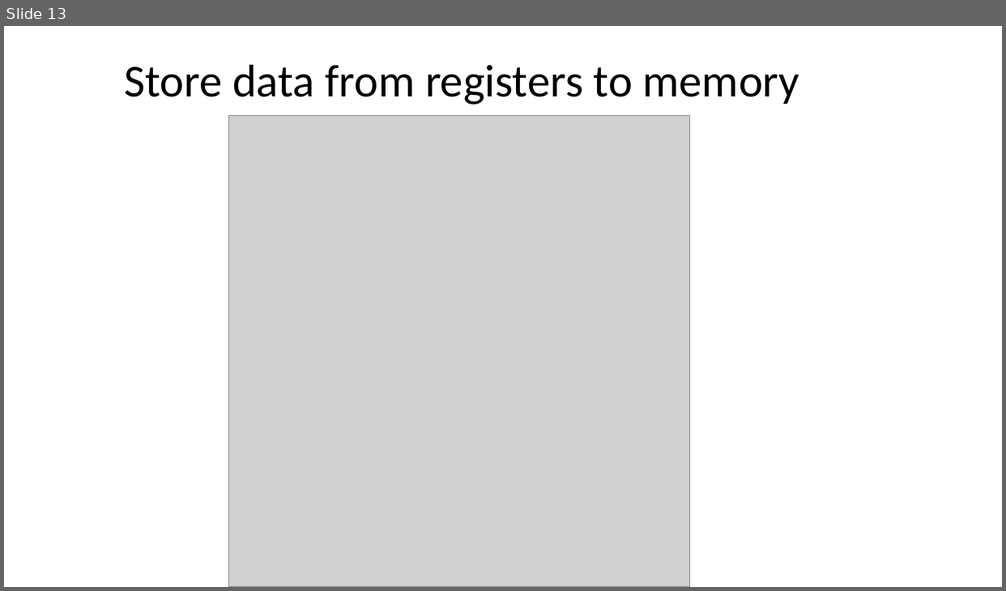
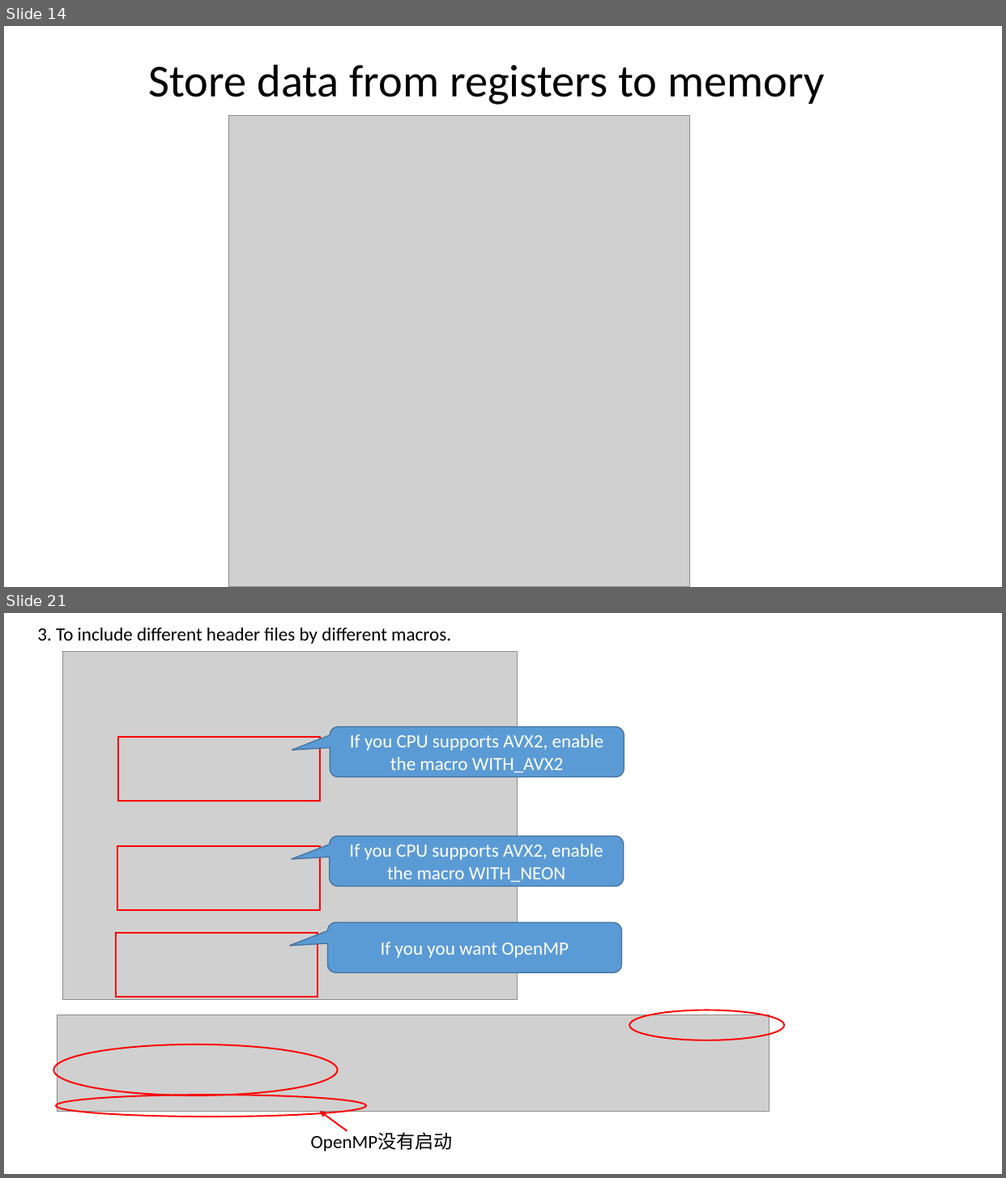
Before and after one commit to ShiqiYu/CPP, a slide deck: week08/Lab08.pptx. Shown one above the other, each under a label of ours: slide 13 before the commit, slides 14 and 21 after it; the slides between them are not shown. The pictures are 1006x591 and 1006x1178 pixels, drawn with LibreOffice and Linux fonts; fonts in the diff are those of the drawing; grey boxes stand for pictures; background and template pictures are left out. Boxes give left, top, right and bottom in pixels: in the first picture for what was removed or moved away, otherwise in the second. Text is boxed around its words. In the diff, an @@ line names an element or a change of style, - is before the commit and + after.

```diff
--- a/week08/Lab08.pptx
+++ b/week08/Lab08.pptx
@@ slide 21 added at box(4, 613, 1002, 1174), background #FFFFFF @@
@@ text added at box(37, 628, 451, 644), 18 pt, text #000000 @@
+3. To include different header files by different macros.
@@ picture added at box(62, 652, 517, 1000) @@
@@ rounded speech box added at box(330, 726, 624, 777), fill #5B9BD5, outline #43739E 1 pt, 18 pt, text #FFFFFF @@
+If you CPU supports AVX2, enable the macro WITH_AVX2
@@ rectangle added at box(118, 737, 321, 802), outline #FF0000 1.5 pt @@
@@ rectangle added at box(117, 846, 320, 911), outline #FF0000 1.5 pt @@
@@ rounded speech box added at box(330, 836, 624, 886), fill #5B9BD5, outline #43739E 1 pt, 18 pt, text #FFFFFF @@
+If you CPU supports AVX2, enable the macro WITH_NEON
@@ rounded speech box added at box(327, 923, 621, 973), fill #5B9BD5, outline #43739E 1 pt, 18 pt, text #FFFFFF @@
+If you you want OpenMP
@@ rectangle added at box(116, 933, 317, 997), outline #FF0000 1.5 pt @@
@@ picture added at box(57, 1015, 769, 1112) @@
@@ ellipse added at box(630, 1011, 785, 1041), outline #FF0000 1.5 pt @@
@@ ellipse added at box(53, 1045, 337, 1096), outline #FF0000 1.5 pt @@
@@ ellipse added at box(56, 1095, 366, 1117), outline #FF0000 1.5 pt @@
@@ arrow added from (347, 1131) to (320, 1112), #FF0000 1.5 pt @@
@@ text added at box(311, 1132, 453, 1152), 18 pt, text #000000 @@
+OpenMP没有启动
@@ what was slide 13 is now slide 14 @@
@@ slide 14 changed as well @@
@@ title "Store data from registers to ...": place and size @@
-title "Store data from registers to ..." at box(124, 64, 799, 105)
+title "Store data from registers to ..." at box(149, 64, 824, 105)
```
Also in this commit, not shown: 12 other slides changed, 10 other slides added, 1 other file.
